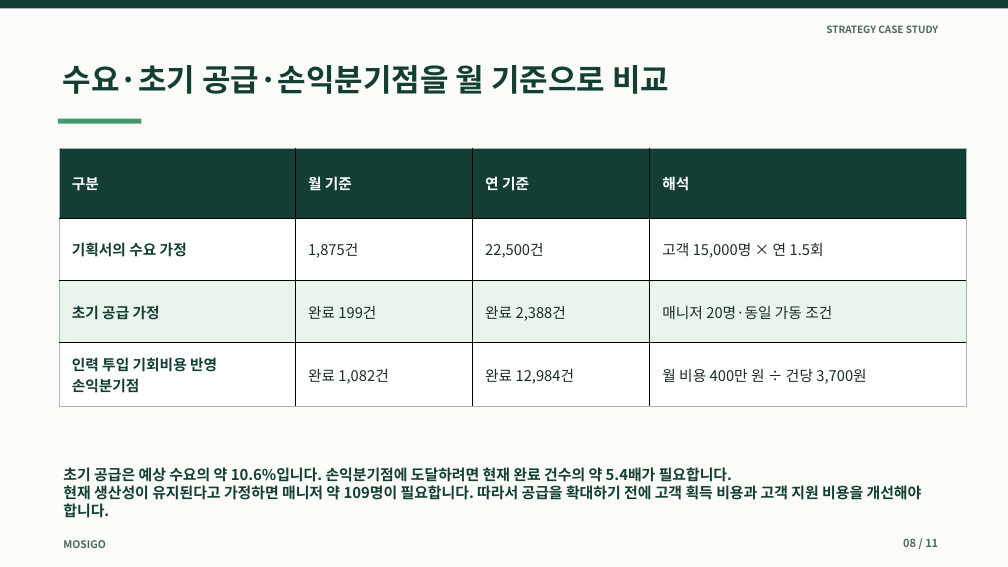
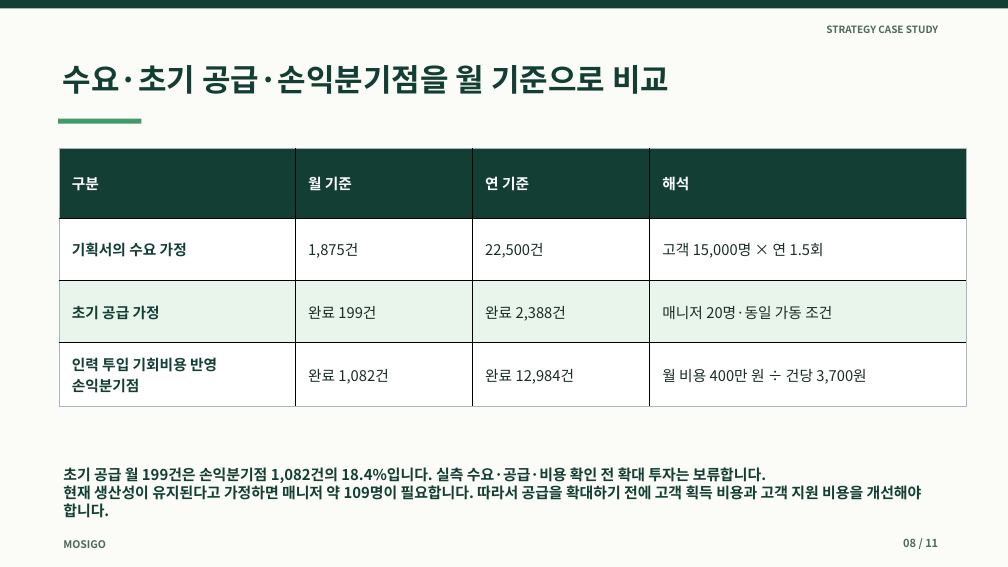
Before and after one commit to dohyunkimmm/mosigo-case-study, a slide deck: slide 8 of downloads/mosigo_report.pptx. Drawn at 1008x567 pixels with LibreOffice and Linux fonts; fonts in the diff are those of the drawing. Boxes give left, top, right and bottom in pixels: in the first picture for what was removed or moved away, otherwise in the second. Text is boxed around its words. In the diff, an @@ line names an element or a change of style, - is before the commit and + after.

```diff
--- a/downloads/mosigo_report.pptx
+++ b/downloads/mosigo_report.pptx
@@ text at [63, 467, 766, 486]: text changed @@
-초기 공급은 예상 수요의 약 10.6%입니다. 손익분기점에 도달하려면 현재 완료 건수의 약 5.4배가 필요합니다.
+초기 공급 월 199건은 손익분기점 1,082건의 18.4%입니다. 실측 수요·공급·비용 확인 전 확대 투자는 보류합니다.
```
Also in this commit, not shown: 3 other slides changed, 9 other files.
